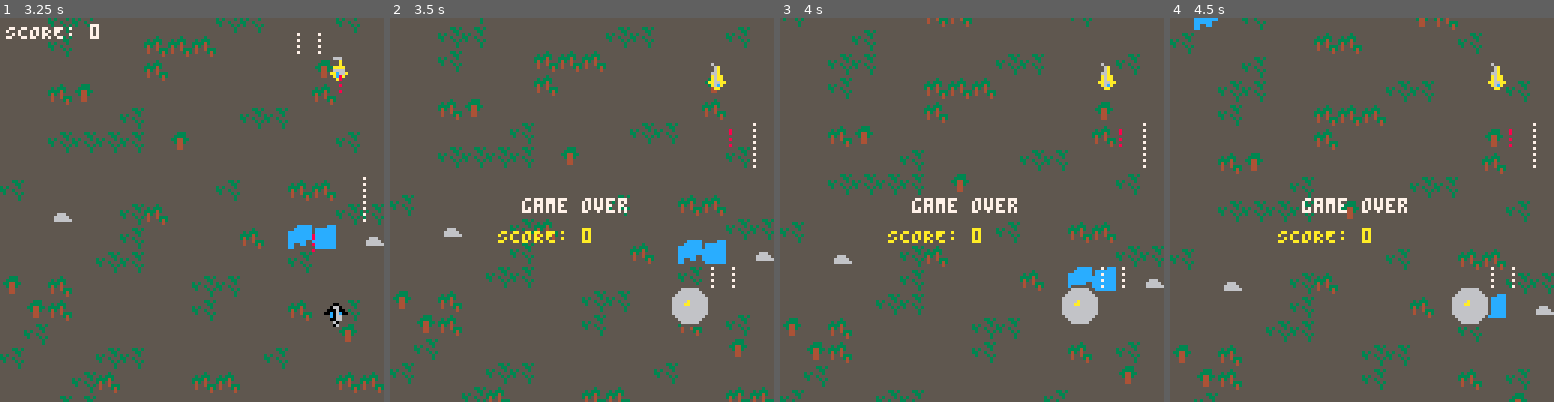
Above: before the commit, frames 1-4 (left to right).
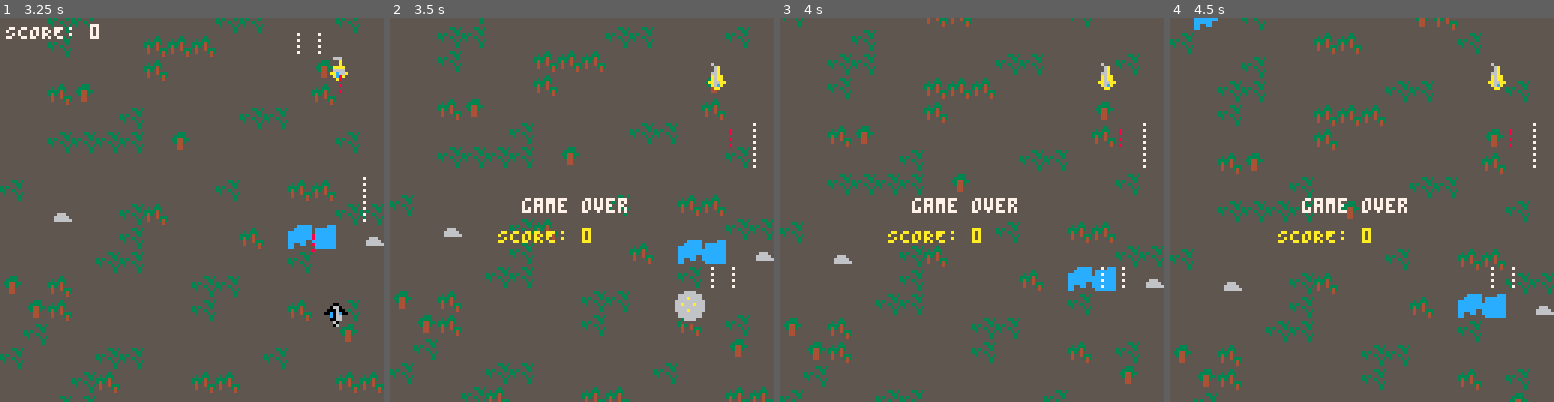
Above: after the commit, the same moments.

Repository: zeenix/rico8
Game: PICO-8 cartridge airwolf/airwolf.p8
Same seed, same stepped clock (60 frames per second), same inputs: the game is played once before the commit and once after it.
Inputs:
- Up to frame 1 (3.25 s): tap X (X key) at 0.33, 1.07, 1.85, 2.97 s; tap O (Z key) at 0.7, 1.7, 2.1, 2.5, 2.9 s; hold Right 1.6-2.1 s; hold Up 2.15-2.42 s; hold Right 2.47-3.03 s; hold Left from 3.08 s (still down)
- Up to frame 2 (3.5 s): keep holding Left; tap O (Z key) at 3.3 s
- Up to frame 3 (4 s): release Left at 3.58 s; hold Down 3.63-3.97 s; tap O (Z key) at 3.7 s
- Up to frame 4 (4.5 s): hold Right from 4.02 s (still down); tap X (X key) at 4.08 s; tap O (Z key) at 4.1 s

Frame 1 is identical in both runs. In frame 2, 0.3% of the frame differs, in the area x 73-83%, y 69-81%; in frame 3, 0.8%; in frame 4, 0.8%, in the area x 73-84%, y 70-81%.

Commit message:
airwolf: Fix explosion at the end

Diff:
--- a/airwolf/airwolf.lua
+++ b/airwolf/airwolf.lua
@@ -249,13 +249,15 @@
   return outside
 end
 function TheLady:draw()
-  palt(256)
-  local x = (flr(self.x) + 0.5)
-  local y = (flr(self.y) + 0.5)
-  spr(self.sprite.num, x, y, self.sprite.w, self.sprite.h)
-  palt(32768)
-  self.main_rotor:draw()
-  self.tail_rotor:draw()
+  if self.alive   then
+    palt(256)
+    local x = (flr(self.x) + 0.5)
+    local y = (flr(self.y) + 0.5)
+    spr(self.sprite.num, x, y, self.sprite.w, self.sprite.h)
+    palt(32768)
+    self.main_rotor:draw()
+    self.tail_rotor:draw()
+  end
 end
 function TheLady:move_player()
   local can_l = (self.x > -1)
@@ -606,6 +608,15 @@
 function Entities:update(scene, score)
   local new_score = score
   self.player:update(scene)
+  local i = count(self.explosions)
+  while (i > 0)   do
+    i = (i - 1)
+    local explosion = self.explosions[(i + 1)]
+    local should_remove = explosion:update()
+    if should_remove     then
+      deli(self.explosions, (i + 1))
+    end
+  end
   if not self.player:is_alive()   then
     return -1
   end
@@ -650,7 +661,7 @@
           self:add_explosion(enemy:get_x(), enemy:get_y())
         end
       end
-      del(self.enemies, enemy)
+      deli(self.enemies, (i + 1))
     else
       i = (i + 1)
     end
@@ -680,17 +691,7 @@
       end
     end
     if (should_remove or hit_something)     then
-      del(self.bullets, bullet)
-    else
-      i = (i + 1)
-    end
-  end
-  i = 0
-  while (i < count(self.explosions))   do
-    local explosion = self.explosions[(i + 1)]
-    local should_remove = explosion:update()
-    if should_remove     then
-      del(self.explosions, explosion)
+      deli(self.bullets, (i + 1))
     else
       i = (i + 1)
     end
Not shown, changed: airwolf/entities.rico8
Not shown, changed: airwolf/the_lady.rico8
